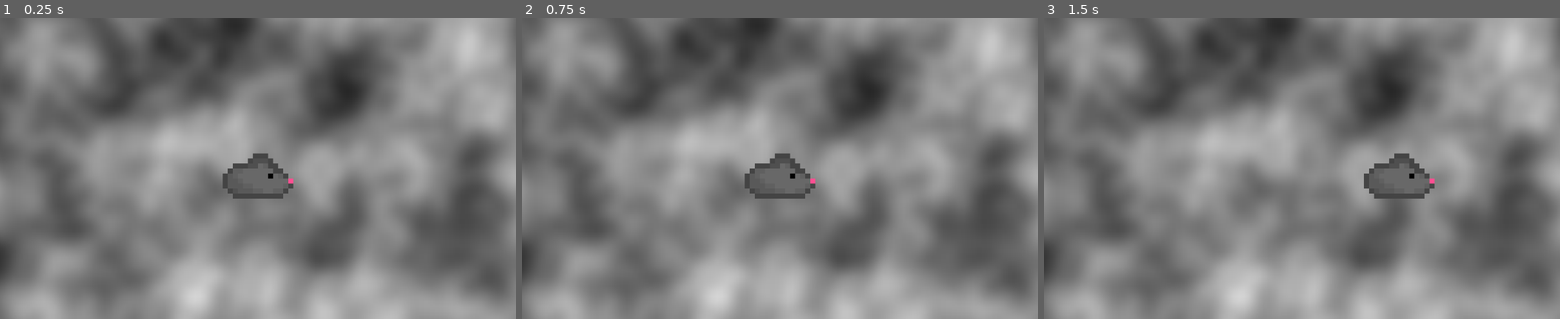
Above: before the commit, frames 1-3 (left to right).
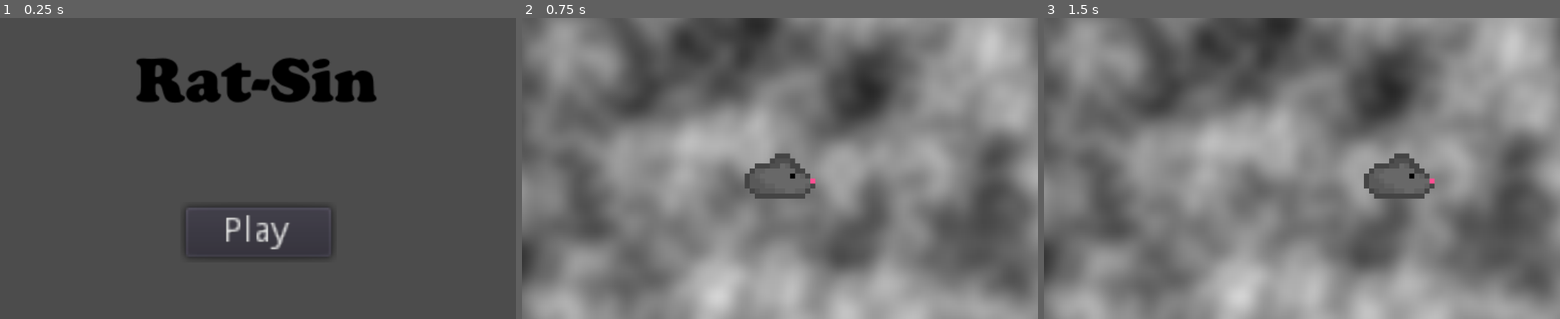
Above: after the commit, the same moments.

Repository: EndersteveGamer/GGJ-2023
Game: Godot game, scene res://Scene/Main menu/Main menu.tscn
Same seed, same stepped clock (60 frames per second), same inputs: the game is played once before the commit and once after it. Before the commit the project starts from res://Scene/Game.tscn.
Inputs (mouse positions are in pixels of both pictures, inside the frame that each line leads up to):
- Up to frame 1 (0.25 s): no input
- Up to frame 2 (0.75 s): click (780, 231) at 0.5 s, where only the run after the commit has a clickable "Play"
- Up to frame 3 (1.5 s): tap Enter at 1.25 s; hold Right (ui_right) from 1.28 s (still down)

The runs differ from the first frame. In frame 1, 79% of the frame differs, in the area x 0-100%, y 0-100%; in frame 2, nothing differs; in frame 3, nothing differs.

Commit message:
Progress

Diff:
--- /dev/null
+++ b/Godot Project/Scene/Main menu/Main menu.tscn
@@ -0,0 +1,26 @@
+[gd_scene load_steps=3 format=2]
+
+[ext_resource path="res://Sprites/Main Menu/Title.png" type="Texture" id=1]
+[ext_resource path="res://Scripts/Main Menu/Play Button.gd" type="Script" id=2]
+
+[node name="Main menu" type="Node2D"]
+
+[node name="Title" type="Sprite" parent="."]
+position = Vector2( -3, -174 )
+scale = Vector2( 2.125, 2.125 )
+texture = ExtResource( 1 )
+
+[node name="Camera2D" type="Camera2D" parent="."]
+current = true
+
+[node name="Play Button" type="Button" parent="."]
+margin_left = -144.0
+margin_top = 77.0
+margin_right = -86.0001
+margin_bottom = 97.0
+rect_scale = Vector2( 5, 5 )
+shortcut_in_tooltip = false
+action_mode = 0
+text = "Play"
+icon_align = 1
+script = ExtResource( 2 )
--- /dev/null
+++ b/Godot Project/Scripts/Main Menu/Play Button.gd
@@ -0,0 +1,10 @@
+extends Button
+
+func _ready():
+	pass
+
+func _process(delta):
+	pass
+
+func _pressed():
+	get_tree().change_scene("res://Scene/Game.tscn")
--- a/Godot Project/project.godot
+++ b/Godot Project/project.godot
@@ -11,7 +11,7 @@
 [application]
 
 config/name="Godot Project"
-run/main_scene="res://Scene/Game.tscn"
+run/main_scene="res://Scene/Main menu/Main menu.tscn"
 config/icon="res://icon.png"
 
 [gui]
Binary file added: Godot Project/Sprites/Main Menu/Title.png
Not shown, added: Godot Project/Sprites/Main Menu/Title.png.import
